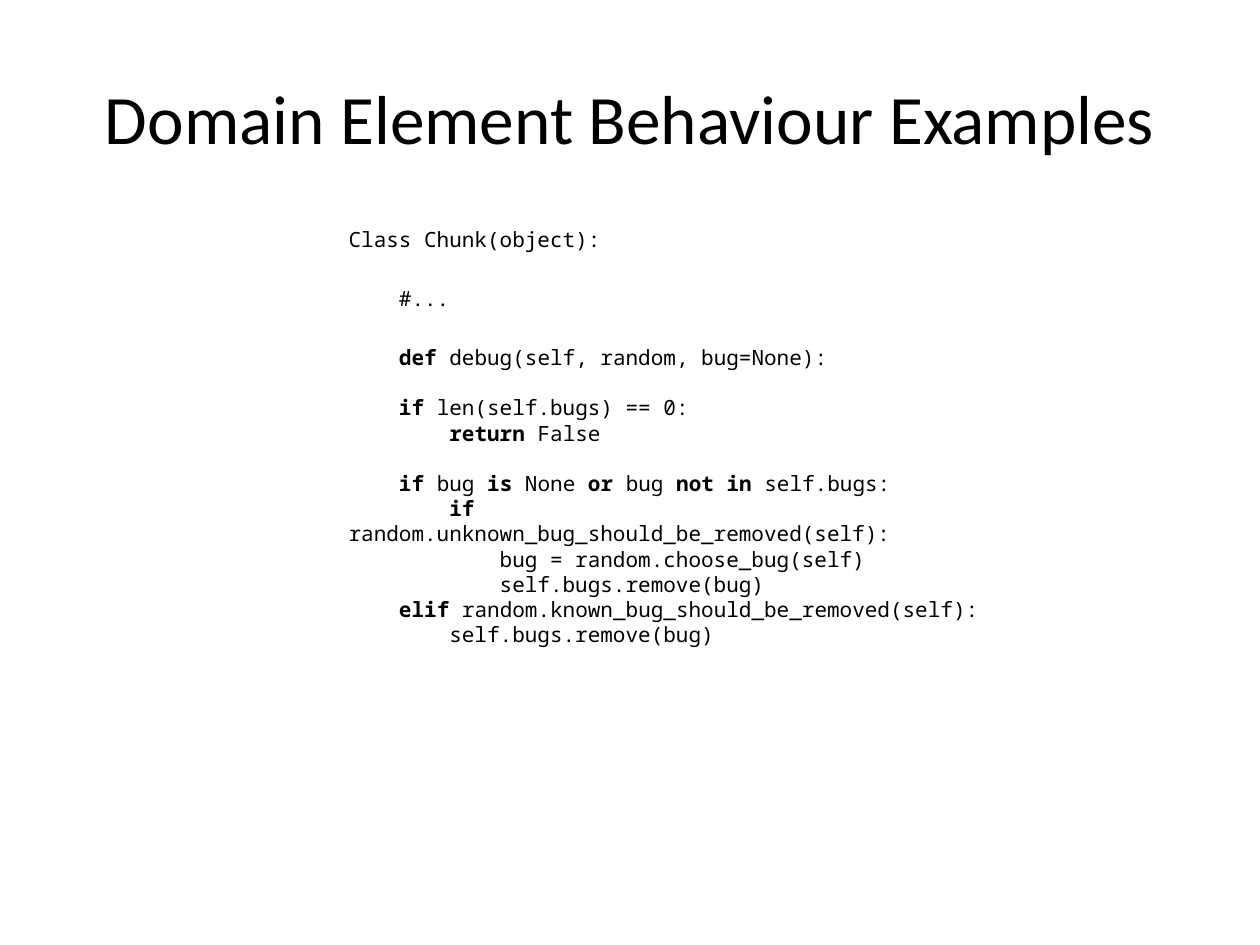
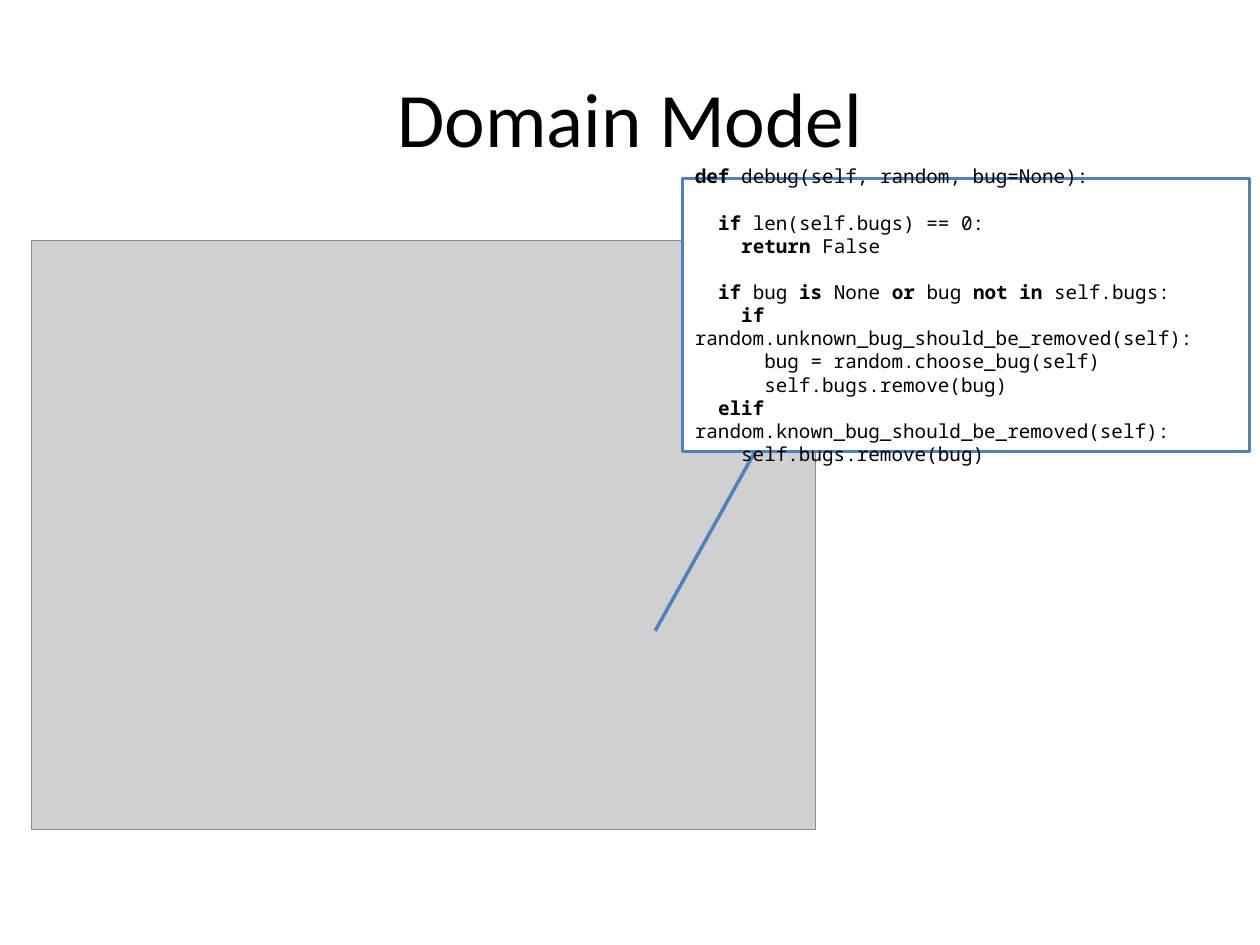
Before and after one commit to probablytom/fuzzi-moss-paper, a slide deck: slide 7 of Presentation.pptx (slide 13 before the commit). Drawn at 1260x945 pixels with LibreOffice and Linux fonts; fonts in the diff are those of the drawing; grey boxes stand for pictures. Boxes give left, top, right and bottom in pixels: in the first picture for what was removed or moved away, otherwise in the second. Text is boxed around its words. In the diff, an @@ line names an element or a change of style, - is before the commit and + after.

```diff
--- a/Presentation.pptx
+++ b/Presentation.pptx
@@ title at <box>397,93,862,148</box>: text changed; size 39.6 to 44 pt @@
-Domain Element Behaviour Examples
+Domain Model
@@ border callout "def debug(self, random, bug=None): if ...": place and size @@
-border callout "def debug(self, random, bug=None): if ..." at <box>349,231,978,647</box>
+border callout "def debug(self, random, bug=None): if ..." at <box>683,179,1250,452</box>
@@ border callout "def debug(self, random, bug=None): if ..." at <box>683,179,1250,452</box>: size 12 to 11 pt; less space between paragraphs; vertical alignment top to middle; fill none to #FFFFFF; outline none to #4F81BD 2 pt @@
@@ text in border callout at <box>349,231,600,252</box>: paragraphs removed @@
-Class Chunk(object):
-#...
@@ picture added at <box>32,241,815,829</box> @@
```
Also in this commit, not shown: 10 other slides changed, 3 slides added, 17 slides removed.
